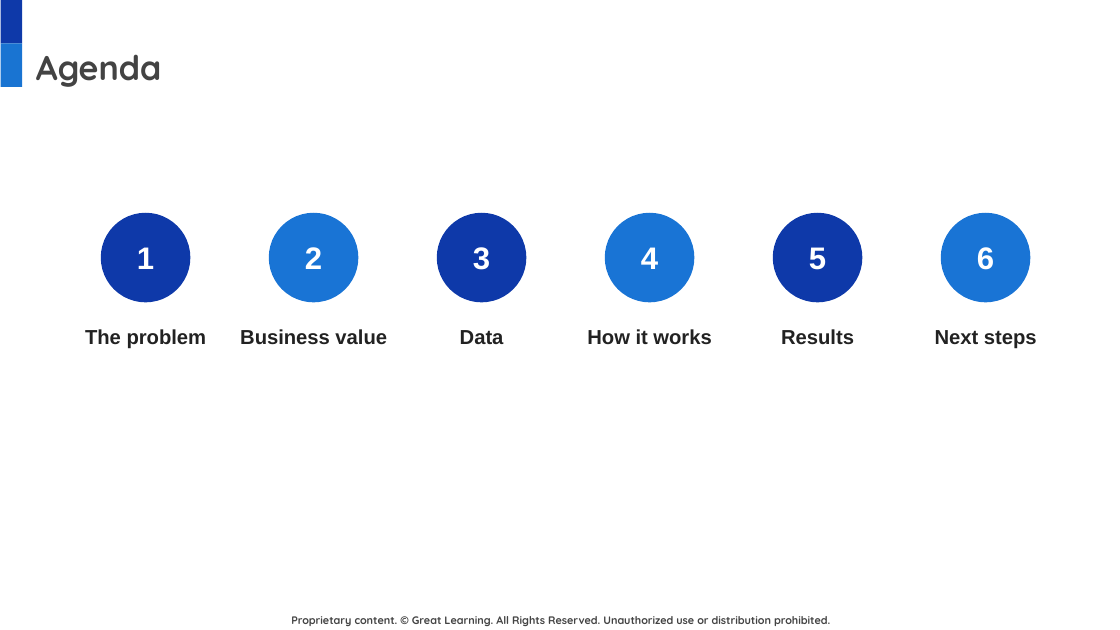
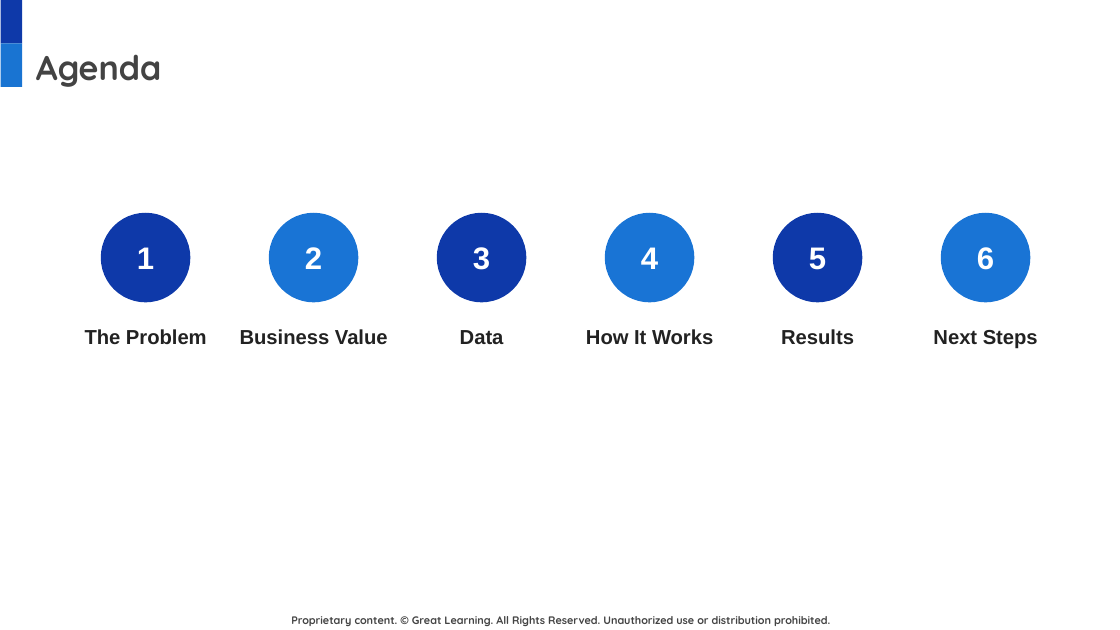
Before and after one commit to DatariusAI/nutriscan-food-detection, a slide deck: slide 2 of docs/NutriScan_Final_Presentation.pptx. Drawn at 1120x630 pixels with LibreOffice and Linux fonts; fonts in the diff are those of the drawing; background and template pictures are left out. Boxes give left, top, right and bottom in pixels: in the first picture for what was removed or moved away, otherwise in the second. Text is boxed around its words. In the diff, an @@ line names an element or a change of style, - is before the commit and + after.

```diff
--- a/docs/NutriScan_Final_Presentation.pptx
+++ b/docs/NutriScan_Final_Presentation.pptx
@@ text at [85,329,207,345]: text changed @@
-The problem
+The Problem
@@ text at [240,329,388,344]: text changed @@
-Business value
+Business Value
@@ text at [586,329,713,345]: text changed @@
-How it works
+How It Works
@@ text at [933,330,1038,349]: text changed @@
-Next steps
+Next Steps
```
Also in this commit, not shown: 11 other slides changed.
